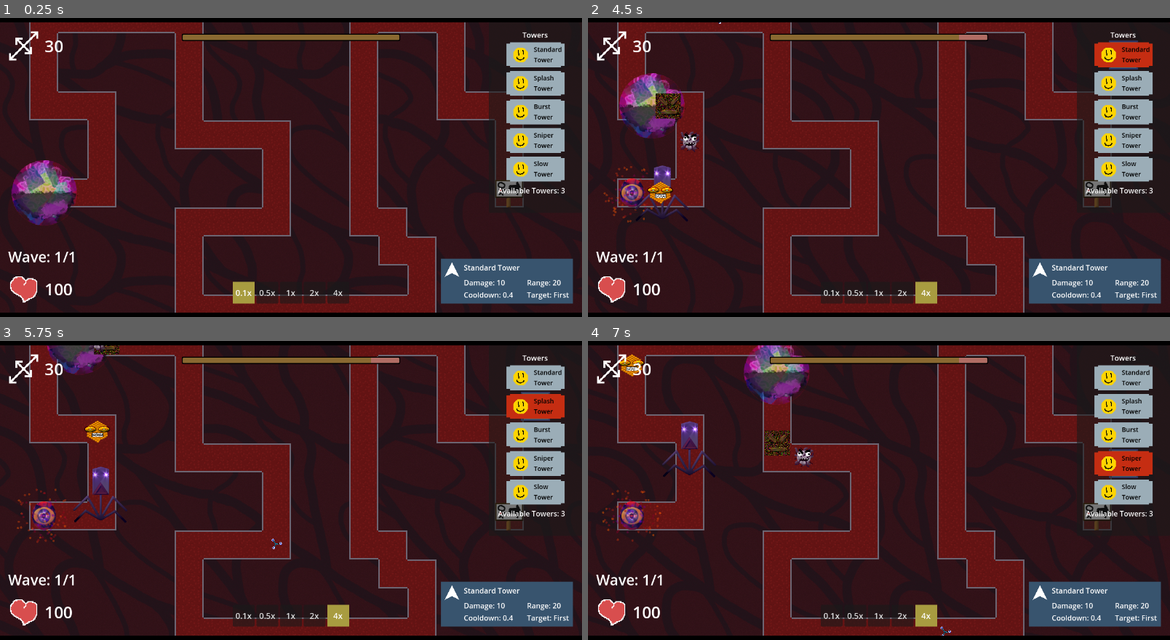
Above: before the commit, frames 1-4 (two rows, left to right).
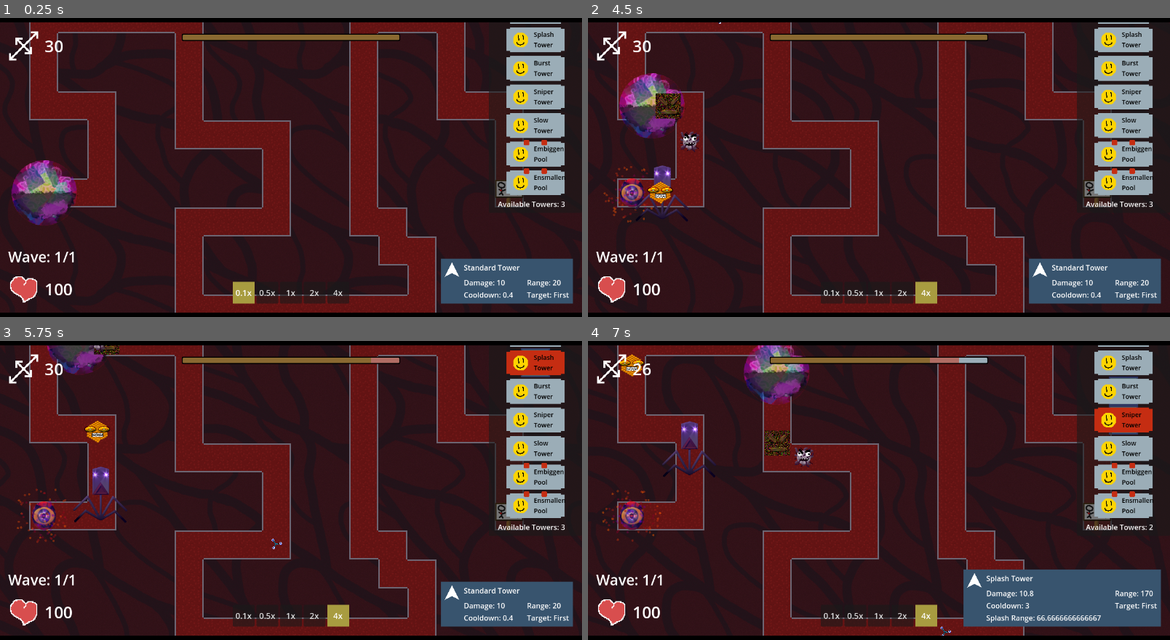
Above: after the commit, the same moments.

Repository: ladybunne/gmtk-game-jam-2024
Game: Godot game, scene res://MainScene.tscn
Same seed, same stepped clock (60 frames per second), same inputs: the game is played once before the commit and once after it.
Inputs:
- Up to frame 1 (0.25 s): no input
- Up to frame 2 (4.5 s): click "0.5x" at 0.5 s; click "0.1x" at 1.25 s; click "1x" at 2 s; click "2x" at 2.75 s; click "4x" at 3.5 s; click "Standard Tower" at 4.25 s
- Up to frame 3 (5.75 s): click "Splash Tower" at 5 s
- Up to frame 4 (7 s): click "Burst Tower" at 5.75 s; click "Sniper Tower" at 6.5 s

The runs differ from the first frame. In frame 1, 3.7% of the frame differs, in the area x 85-98%, y 1-64%; in frame 2, 4.2%; in frame 3, 4.3%; in frame 4, 8.4%, in the area x 7-99%, y 1-96%.

Commit message:
Pool Goodness
the graphics for pools work

Diff:
--- a/GameManager.gd
+++ b/GameManager.gd
@@ -127,8 +127,8 @@
 		if event.button_index == MOUSE_BUTTON_LEFT and event.pressed:
 			if placingPool:
 				var p = bigPool.instantiate()
+				p.grow = poolIsBig
 				get_tree().get_first_node_in_group("Level").add_child(p)
-				p.grow = poolIsBig
 				p.position = p.get_global_mouse_position()
 				get_tree().get_first_node_in_group("bigButton" if poolIsBig else "smallButton").ConsumeCharge()
 				placingPool = false
--- a/GameThings/Pool.gd
+++ b/GameThings/Pool.gd
@@ -4,6 +4,15 @@
 var radius = 75
 var grow: bool = false
 var lifetime: float = 10
+@onready var bigParticles: PackedScene = preload("res://Assets/Particles/BigParticles.tscn")
+@onready var smolParticles: PackedScene = preload("res://Assets/Particles/SmolParticles.tscn")
+
+func _ready():
+	print(grow)
+	if grow:
+		spawnBigParticles()
+	else:
+		spawnSmolParticles()
 
 func _process(delta: float) -> void:
 	lifetime -= delta
@@ -19,3 +28,12 @@
 					e.embiggen(2)
 				else:
 					e.ensmallen(2)
+
+func spawnBigParticles():
+	var particles = bigParticles.instantiate()
+	add_child(particles)
+
+
+func spawnSmolParticles():
+	var particles = smolParticles.instantiate()
+	add_child(particles)
--- a/GameThings/Pool.tscn
+++ b/GameThings/Pool.tscn
@@ -7,6 +7,7 @@
 script = ExtResource("1_gvm1f")
 
 [node name="Node2D" type="Node2D" parent="."]
+visible = false
 script = ExtResource("2_c807x")
 color = Color(1, 0.419608, 0, 0.596078)
 radius = 75.0
--- a/GameThings/WaveResources/EnemyResources/ExampleSlow.tres
+++ b/GameThings/WaveResources/EnemyResources/ExampleSlow.tres
@@ -8,7 +8,7 @@
 script = ExtResource("1_d4875")
 unitType = 2
 color = Color(0, 0.482353, 0.286275, 1)
-startSize = 50.0
+scaleMultiplier = 1.0
 startHealth = 450.0
 startSpeed = 20.0
 sprite = ExtResource("2_tbemr")
--- a/Scenes/UI/UI.tscn
+++ b/Scenes/UI/UI.tscn
@@ -265,7 +265,6 @@
 text = "Slow Tower"
 
 [node name="Button4" parent="TowerCreateUI/Panel/Container" groups=["bigButton"] instance=ExtResource("9_0k1bh")]
-visible = false
 layout_mode = 2
 data = SubResource("Resource_fokb6")
 pool = true
@@ -293,7 +292,6 @@
 expand_mode = 1
 
 [node name="Button5" parent="TowerCreateUI/Panel/Container" groups=["smallButton"] instance=ExtResource("9_0k1bh")]
-visible = false
 layout_mode = 2
 data = SubResource("Resource_g6oy1")
 pool = true
Not shown: 1 places in GameScene.tscn that only renumber resources
Not shown: 1 places in GameThings/Pool.tscn that only renumber resources
Not shown: 1 places in Scenes/UI/UI.tscn that only renumber resources
